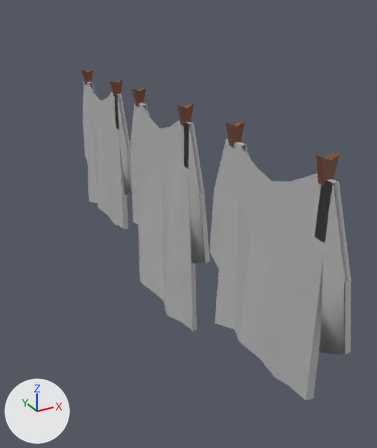
Renders of the FBX model HerosManager/Assets/03.Prefabs/Camp/Objects_re/ObjectsRE/laundry_hanging.fbx from each side of a commit.
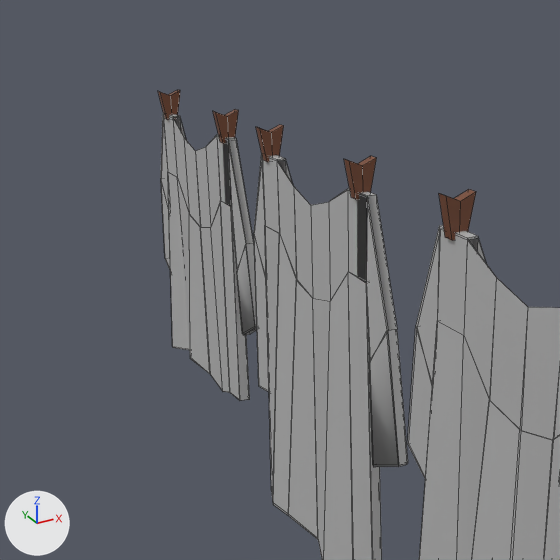
Each version is shown whole from a 50 mm camera at (-39.92, -38.09, 5.34) aimed at (-35.14, -29.4, 1.0), then close up on the part from 0% to 76% of the width and 5% to 69% of the height. Arrows for +X, +Y and +Z are at lower left; the lights stay in place. The close-ups show mesh edges as thin lines. Where no turn or scale is listed for an object, it has been applied to the vertices.

The older version as bpy lines, for what is in view:
```python
me_cube_023 = bpy.data.meshes.new('Cube.023')
me_cube_023.from_pydata(...)  # 420 vertices, 408 faces; spans x -0.21..0.21, y -1.52..7.52, z -2.37..1.69
me_cube_023.materials.append(mat_newmat)  # picture img_imphenziapalette01_256_gradient_png
ob_cube_005 = bpy.data.objects.new('Cube.005', me_cube_023)
ob_cube_005.location = (-36.02, -33.22, 2.1)
```
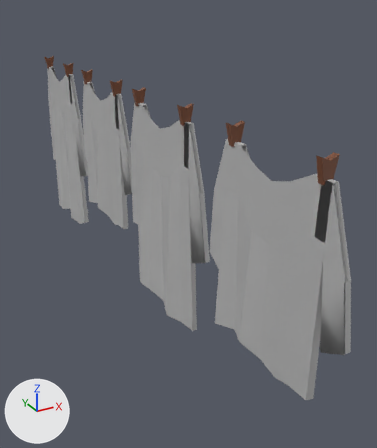
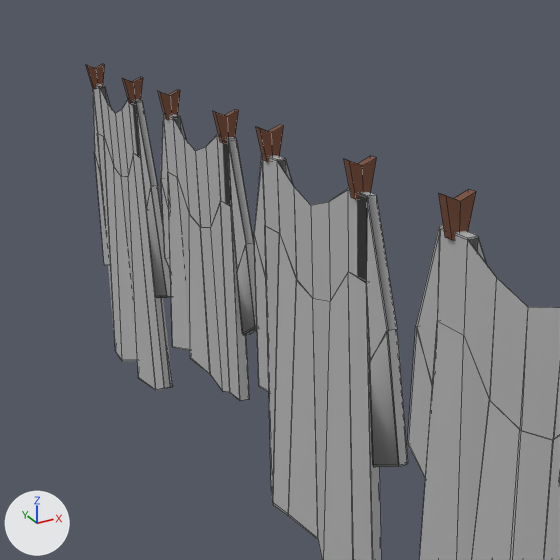
The newer file is also rescaled (x0.808), turned or shifted as a whole; pictures and numbers use the older file's frame.

The change, as JSON lines over the scene's bpy script:
```json
{"block": "me_cube_023", "where": "# used by ob_cube_005; location = (-36.02, -33.22, 2.1)"}
{"op": "remove", "block": "me_cube_023", "code": "me_cube_023.from_pydata(...)  # 420 vertices, 408 faces; spans x -0.21..0.21, y -1.52..7.52, z -2.37..1.69"}
{"op": "add", "block": "me_cube_023", "code": "me_cube_023.from_pydata(...)  # 560 vertices, 544 faces; spans x -0.21..0.21, y -1.52..10.73, z -2.69..1.69"}
{"block": "me_cube_023", "change": "me_cube_023 part 1: the loose piece of 12 vertices spanning x -0.13..0.12, y 6.91..7.0, z 1.37..1.69 is copied, and the copy is moved by (0.0, 1.43, 0.0); it spans x -0.13..0.12, y 8.34..8.43, z 1.37..1.69"}
{"block": "me_cube_023", "change": "me_cube_023 part 2: the loose piece of 12 vertices spanning x -0.13..0.12, y 6.91..7.0, z 1.37..1.69 is copied, and the copy is moved by (0.0, 3.2, 0.0); it spans x -0.13..0.12, y 10.12..10.21, z 1.37..1.69"}
{"block": "me_cube_023", "change": "me_cube_023 part 3: a new loose piece of 116 vertices spanning x -0.21..0.21, y 7.56..10.73, z -2.69..1.43, in mat_newmat (picture img_imphenziapalette01_256_gradient_png)"}
```

Pixel boxes (x1, y1, x2, y2) of what changed, in the close-ups (560 x 560 px):
```json
{"object": "Cube.005", "change": "reshaped", "before": [158, 90, 560, 560], "after": [86, 64, 560, 560]}
{"part": 1, "of": "me_cube_023", "change": "added", "after": [122, 77, 143, 104]}
{"part": 2, "of": "me_cube_023", "change": "added", "after": [86, 64, 105, 89]}
{"part": 3, "of": "me_cube_023", "change": "added", "after": [92, 84, 173, 390]}
```
